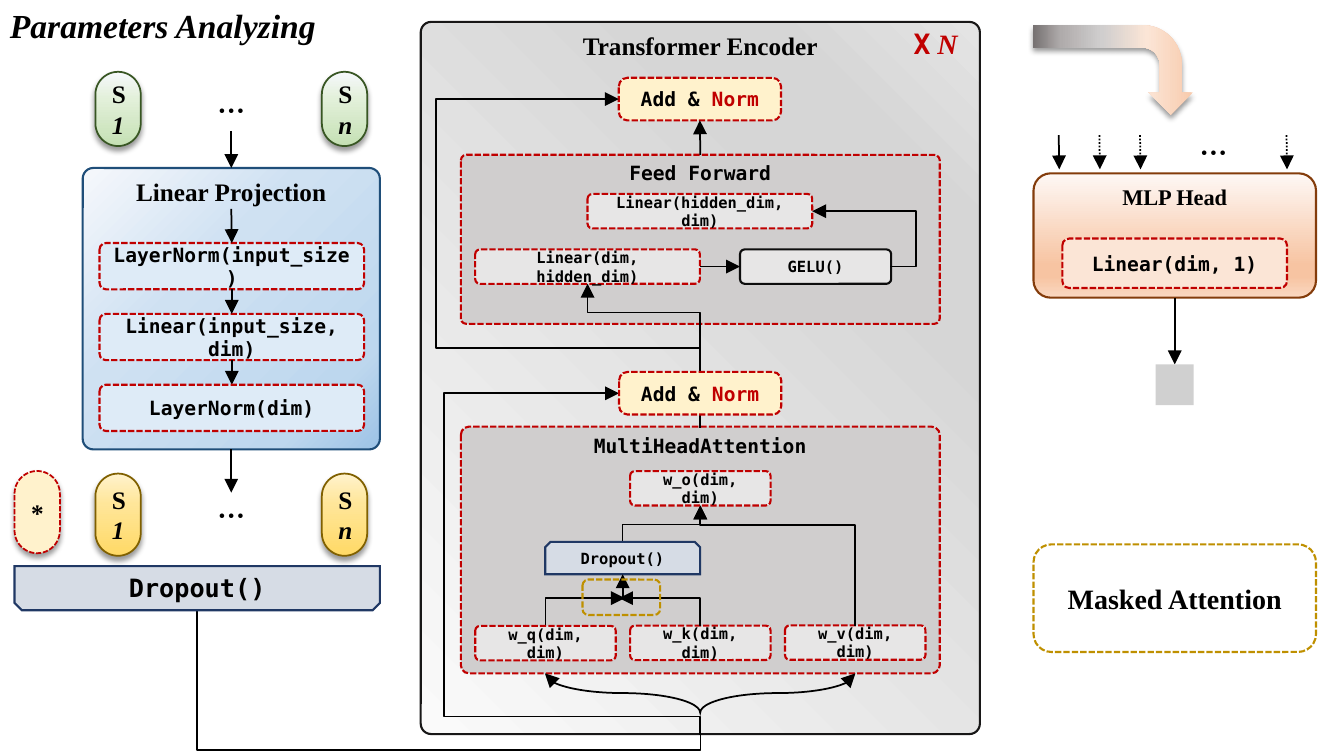
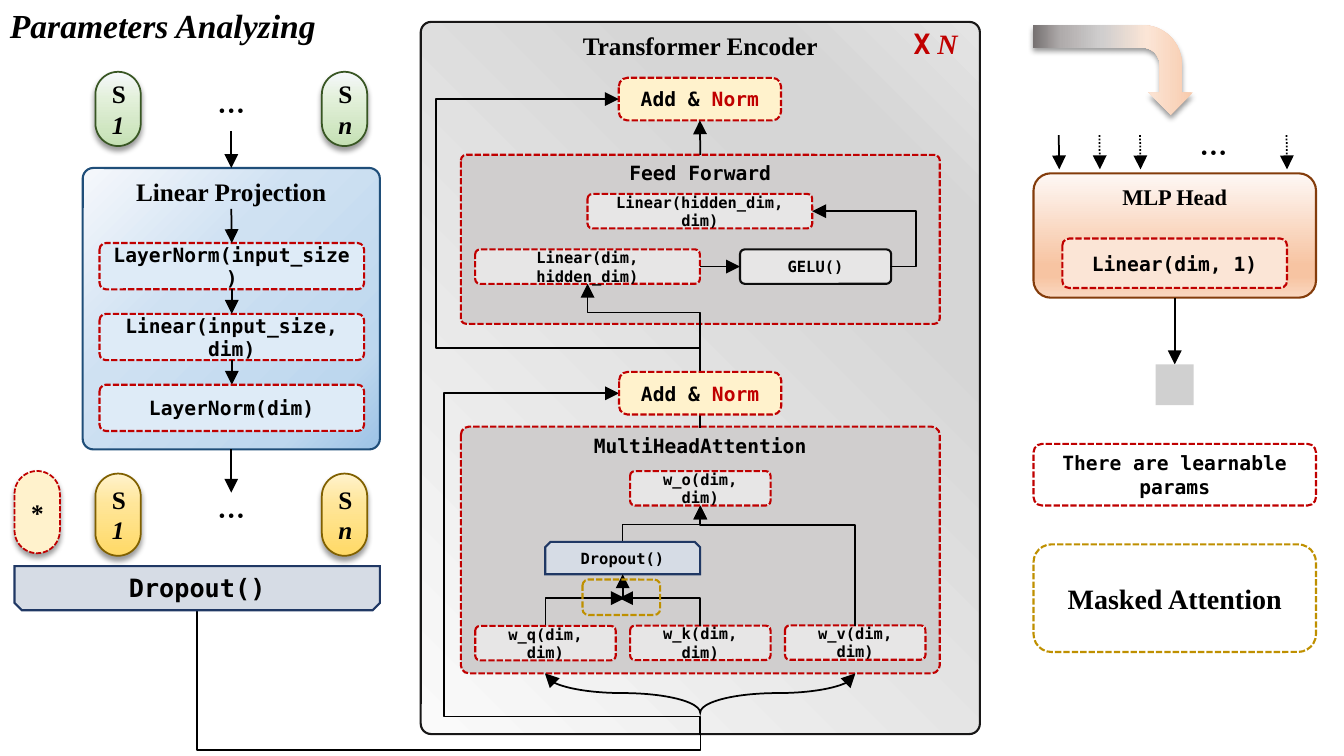
Before and after one commit to KarryRen/Karry-Studies-AI, a slide deck: slide 4 of Images/images.pptx. Drawn at 1344x756 pixels with LibreOffice and Linux fonts; fonts in the diff are those of the drawing; grey boxes stand for pictures. Boxes give left, top, right and bottom in pixels: in the first picture for what was removed or moved away, otherwise in the second. Text is boxed around its words. In the diff, an @@ line names an element or a change of style, - is before the commit and + after.

```diff
--- a/Images/images.pptx
+++ b/Images/images.pptx
@@ rounded rectangle added at [1033,444,1316,505], outline #C00000 1.5 pt dashed, 14 pt, text #000000, bold @@
+There are learnable params
```
Also in this commit, not shown: 1 other file.
